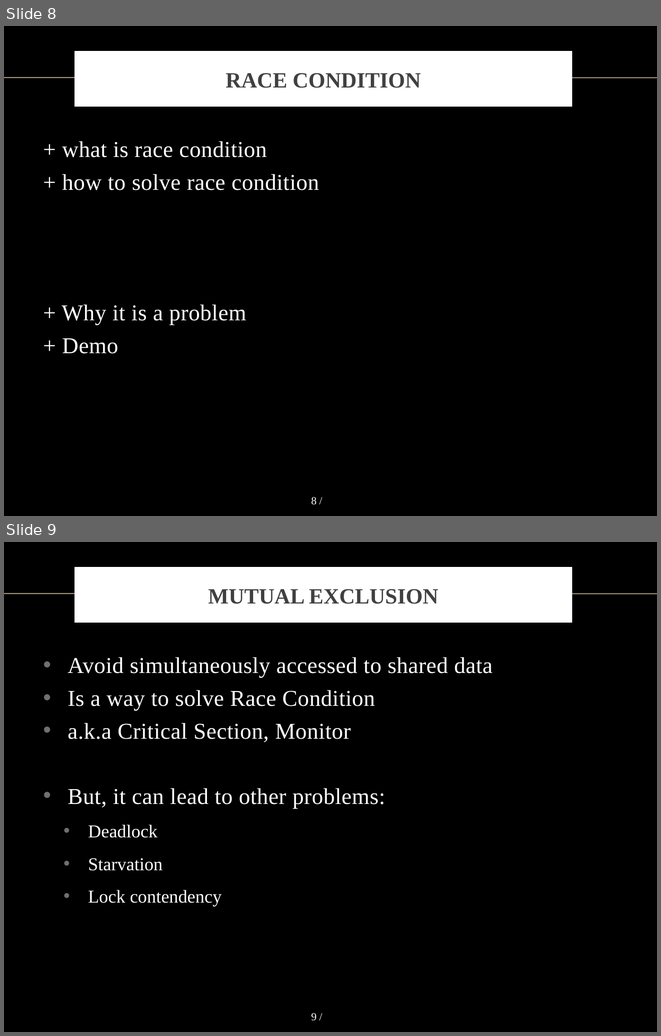
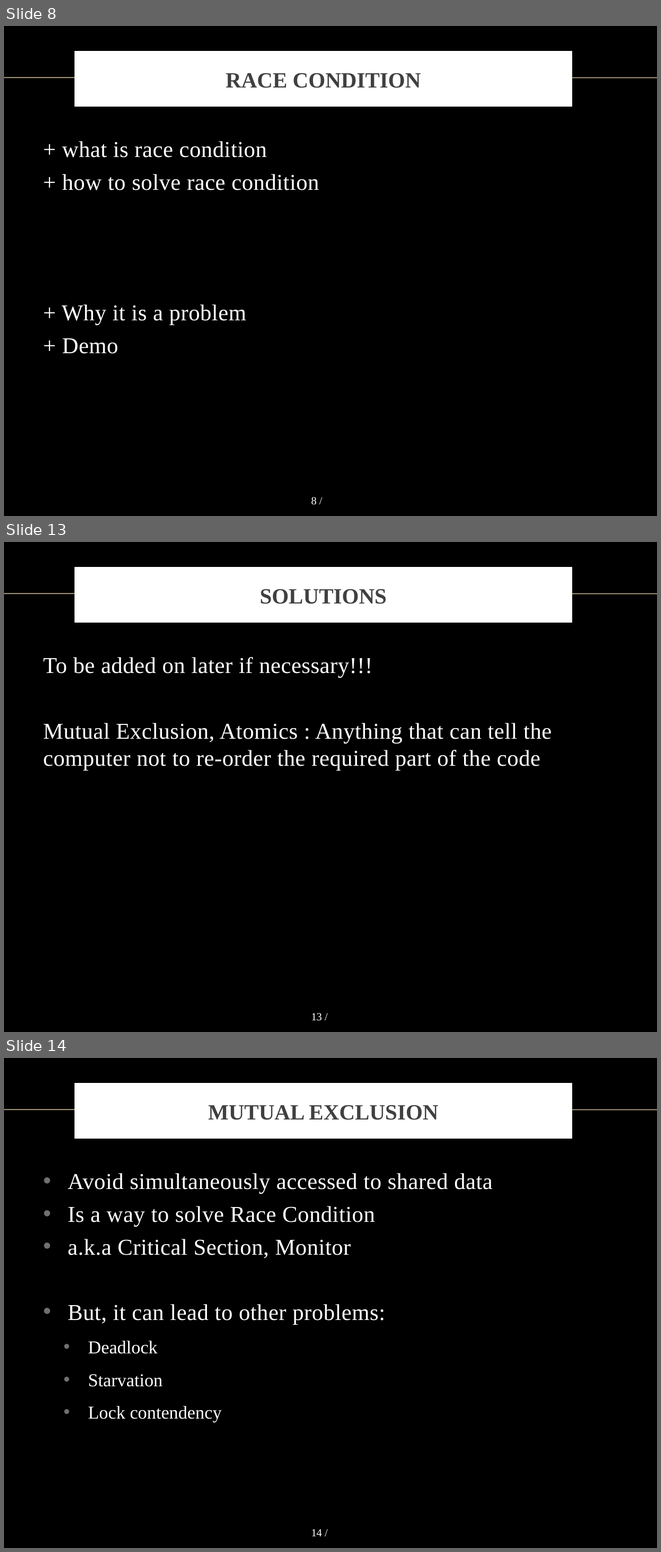
Before and after one commit to vong-srey/Paravantage, a slide deck: Presentation.pptx. Shown one above the other, each under a label of ours: slides 8 and 9 before the commit, slides 8, 13 and 14 after it; the slides between them are not shown. The pictures are 661x1036 and 661x1552 pixels, drawn with LibreOffice and Linux fonts; fonts in the diff are those of the drawing; background and template pictures are left out. Boxes give left, top, right and bottom in pixels: in the first picture for what was removed or moved away, otherwise in the second. Text is boxed around its words. In the diff, an @@ line names an element or a change of style, - is before the commit and + after.

```diff
--- a/Presentation.pptx
+++ b/Presentation.pptx
@@ slide 13 added at (4, 542, 657, 1032), background picture (left out); not listed: 2 template elements that a slide beside it also shows @@
@@ title added at (77, 570, 570, 620), fill #FFFFFF, outline #FFFFFF 6 pt, 24 pt, text #404040, bold @@
+SOLUTIONS
@@ text added at (43, 657, 551, 770), 25 pt, text #FFFFFF @@
+To be added on later if necessary!!!
+Mutual Exclusion, Atomics : Anything that can tell the computer not to re-order the required part of the code
@@ what was slide 9 is now slide 14 @@
@@ page number at (311, 1529, 322, 1536): text changed @@
-9 /
+14 /
```
Also in this commit, not shown: 4 other slides added.
